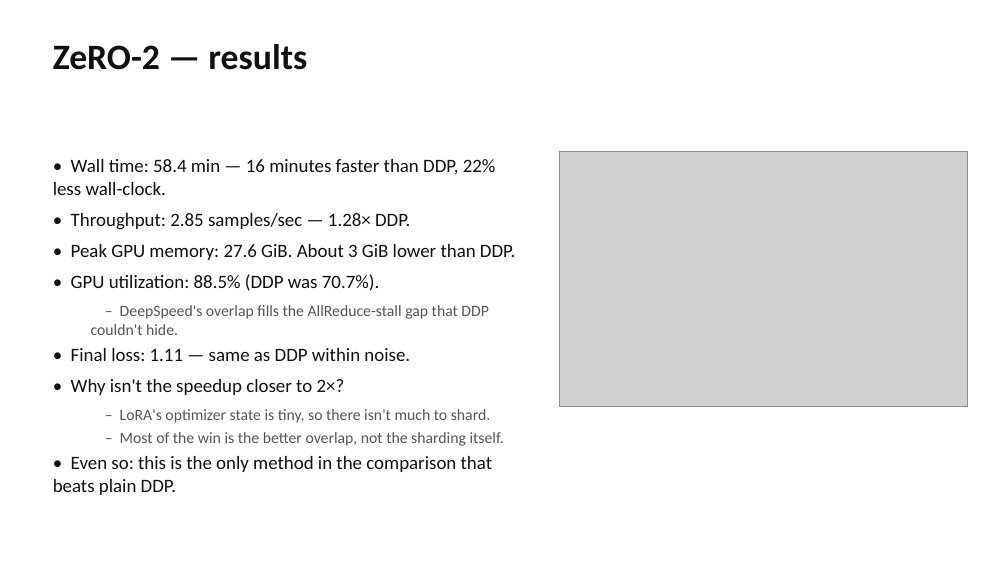
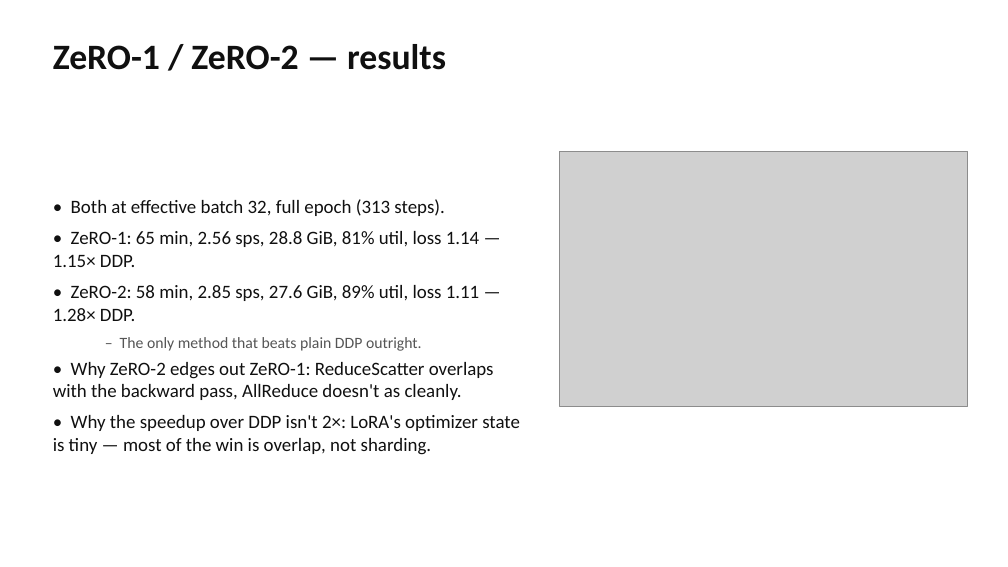
Before and after one commit to rassulmagauin/ml710, a slide deck: slide 14 of presentation/ML710_LLaVA_Parallelism.pptx (slide 15 before the commit). Drawn at 1008x567 pixels with LibreOffice and Linux fonts; fonts in the diff are those of the drawing; grey boxes stand for pictures. Boxes give left, top, right and bottom in pixels: in the first picture for what was removed or moved away, otherwise in the second. Text is boxed around its words. In the diff, an @@ line names an element or a change of style, - is before the commit and + after.

```diff
--- a/presentation/ML710_LLaVA_Parallelism.pptx
+++ b/presentation/ML710_LLaVA_Parallelism.pptx
@@ text at bbox=[53, 44, 446, 70]: text changed @@
-ZeRO-2 — results
+ZeRO-1 / ZeRO-2 — results
@@ text at bbox=[53, 199, 520, 455]: text changed @@
-• Wall time: 58.4 min — 16 minutes faster than DDP, 22% less wall-clock.
-• Throughput: 2.85 samples/sec — 1.28× DDP.
-• Peak GPU memory: 27.6 GiB. About 3 GiB lower than DDP.
-• GPU utilization: 88.5% (DDP was 70.7%).
-  – DeepSpeed's overlap fills the AllReduce-stall gap that DDP couldn't hide.
-• Final loss: 1.11 — same as DDP within noise.
-• Why isn't the speedup closer to 2×?
-  – LoRA's optimizer state is tiny, so there isn't much to shard.
-  – Most of the win is the better overlap, not the sharding itself.
-• Even so: this is the only method in the comparison that beats plain DDP.
+• Both at effective batch 32, full epoch (313 steps).
+• ZeRO-1: 65 min, 2.56 sps, 28.8 GiB, 81% util, loss 1.14 — 1.15× DDP.
+• ZeRO-2: 58 min, 2.85 sps, 27.6 GiB, 89% util, loss 1.11 — 1.28× DDP.
+  – The only method that beats plain DDP outright.
+• Why ZeRO-2 edges out ZeRO-1: ReduceScatter overlaps with the backward pass, AllReduce doesn't as cleanly.
+• Why the speedup over DDP isn't 2×: LoRA's optimizer state is tiny — most of the win is overlap, not sharding.
```
Also in this commit, not shown: 10 other slides changed, 5 slides added, 5 slides removed, 31 other files.
